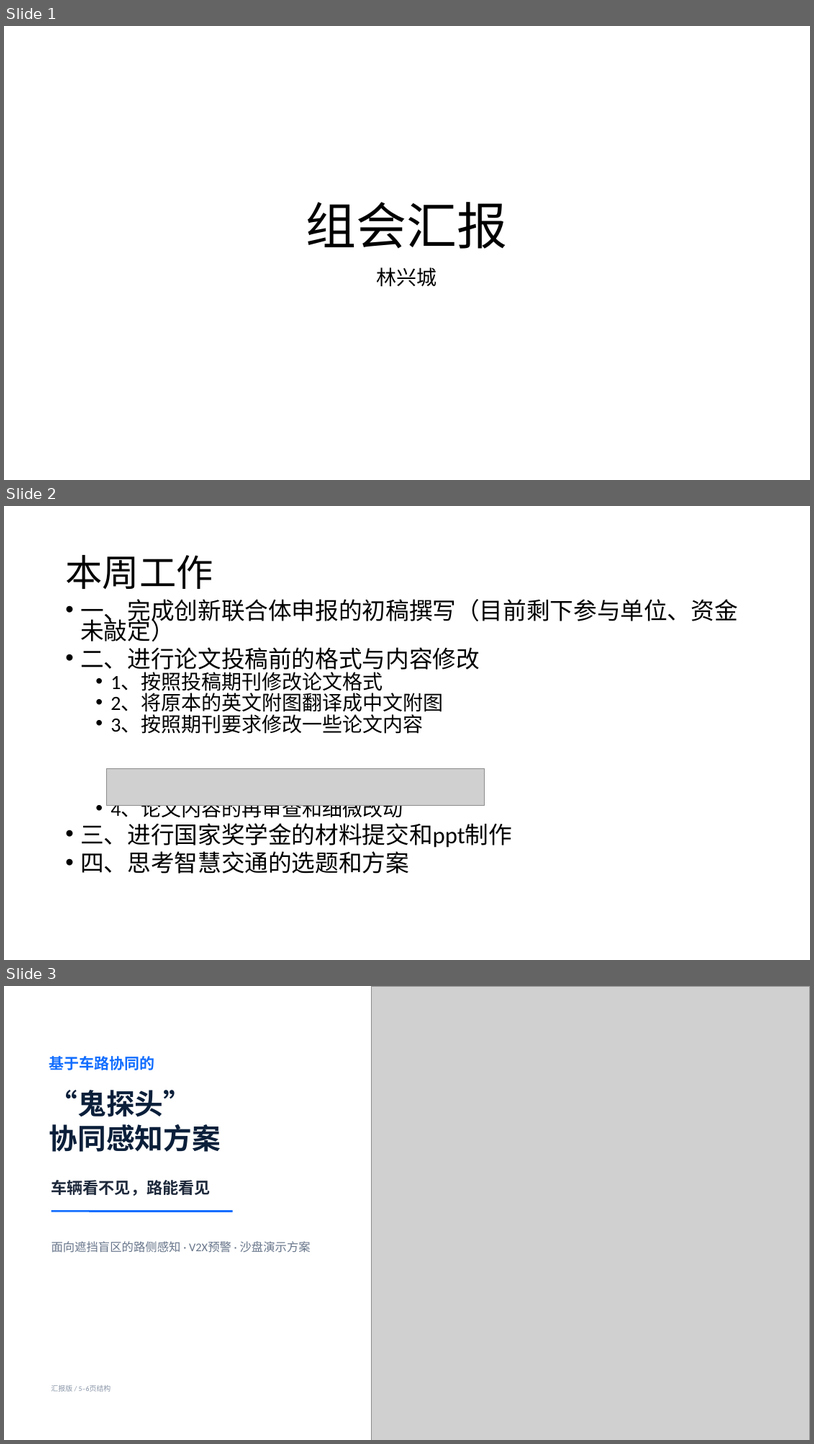
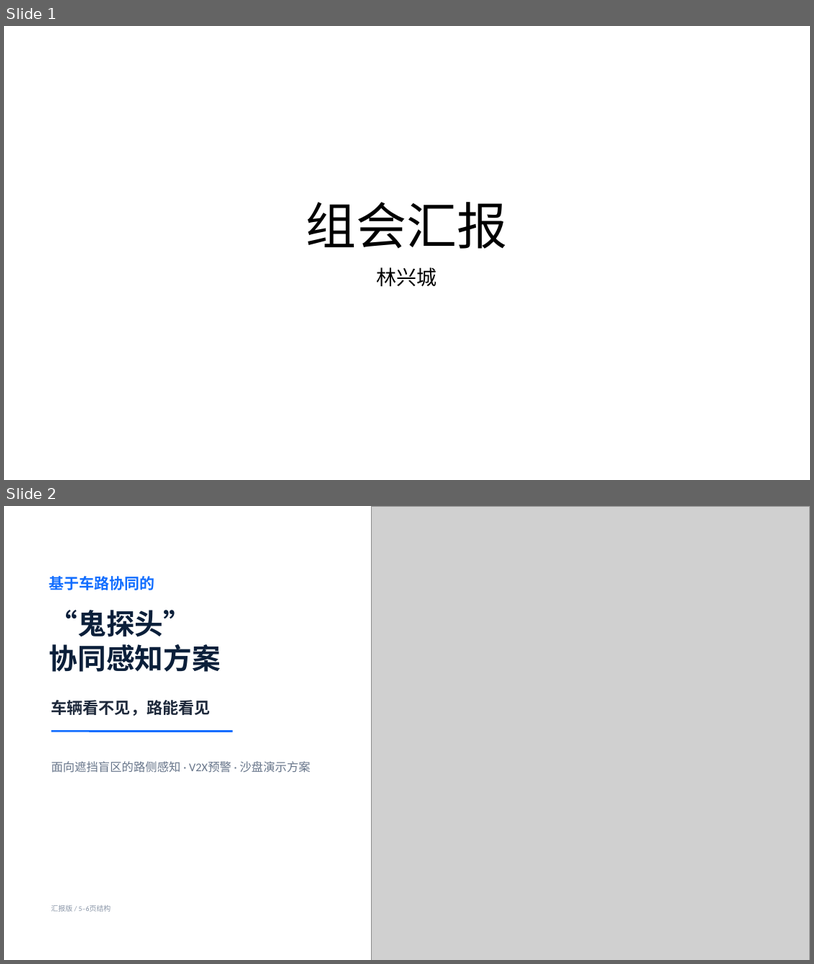
Before and after one commit to lxc331/intelligent_car, a slide deck: 组会方案汇报.pptx. Shown one above the other, each under a label of ours: slides 1, 2 and 3 before the commit, slides 1 and 2 after it. The pictures are 814x1444 and 814x964 pixels, drawn with LibreOffice and Linux fonts; fonts in the diff are those of the drawing; grey boxes stand for pictures. Boxes give left, top, right and bottom in pixels: in the first picture for what was removed or moved away, otherwise in the second. Text is boxed around its words. In the diff, an @@ line names an element or a change of style, - is before the commit and + after.

```diff
--- a/组会方案汇报.pptx
+++ b/组会方案汇报.pptx
@@ slide 2 removed at bbox=[4, 506, 810, 960], background #FFFFFF @@
@@ title removed at bbox=[65, 555, 213, 589] @@
-本周工作
@@ text removed at bbox=[80, 599, 738, 873] @@
-• 一、完成创新联合体申报的初稿撰写（目前剩下参与单位、资金未敲定）
-• 二、进行论文投稿前的格式与内容修改
-  • 1、按照投稿期刊修改论文格式
-  • 2、将原本的英文附图翻译成中文附图
-  • 3、按照期刊要求修改一些论文内容
-  • 4、论文内容的再审查和细微改动
-• 三、进行国家奖学金的材料提交和ppt制作
-• 四、思考智慧交通的选题和方案
@@ picture removed at bbox=[107, 769, 485, 805] @@
@@ what was slide 3 is now slide 2 @@
```
Also in this commit, not shown: 1 other file.
